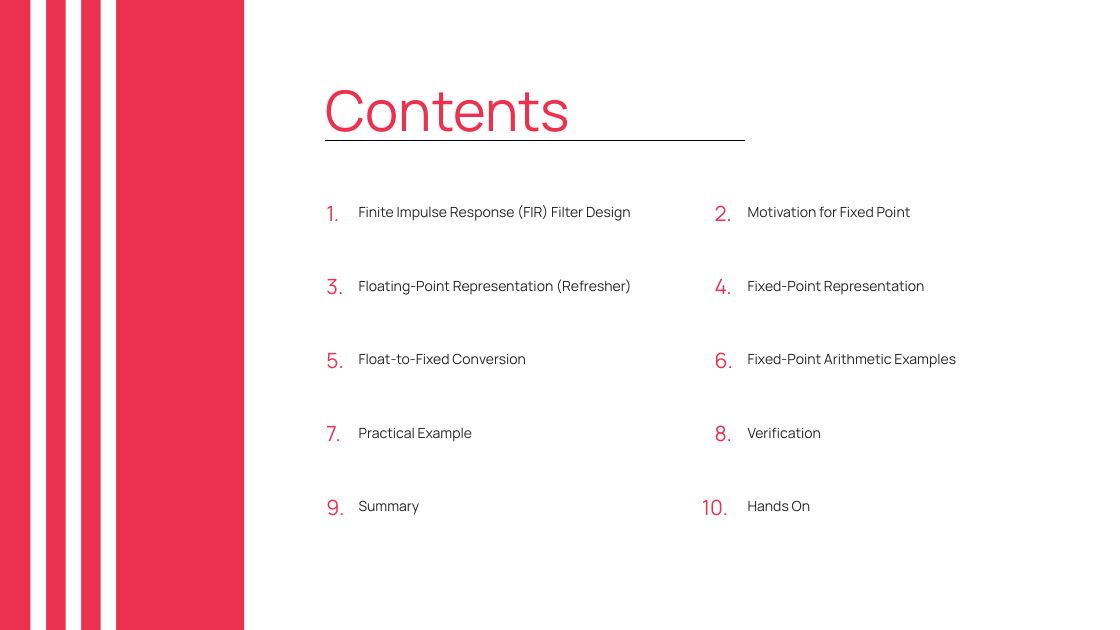
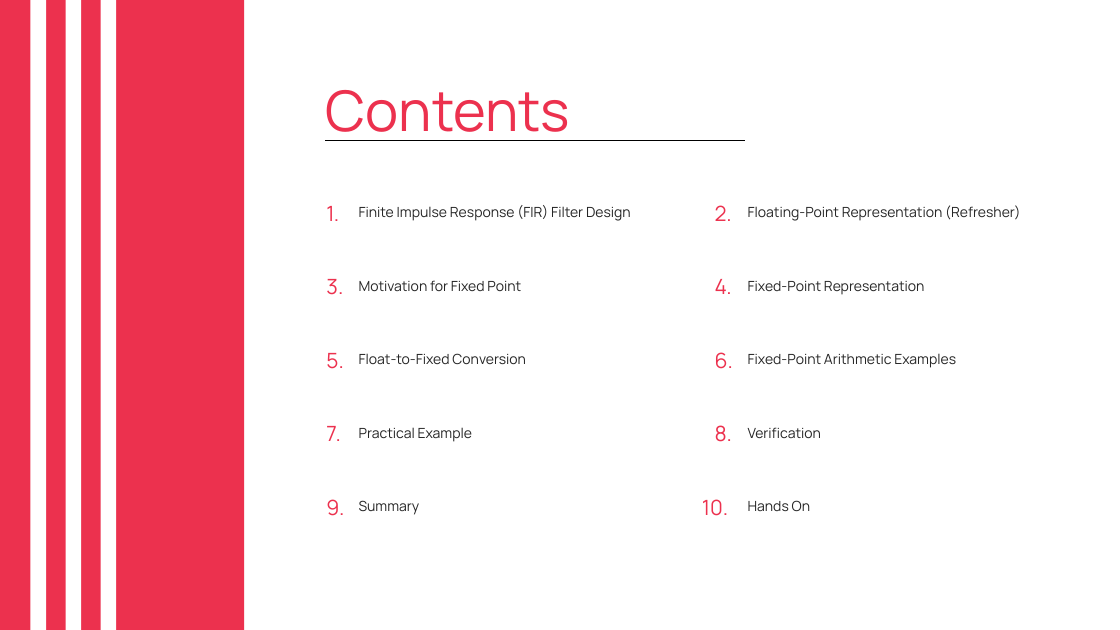
Before and after one commit to chbsaikiran/CBIT-DSP-SEMINAR-RELATED, a slide deck: slide 2 of Slides/From Theory to Code_ Fixed-Point FIR Filter Design and Speech Quality Evaluation.pptx. Drawn at 1120x630 pixels with LibreOffice and Linux fonts; fonts in the diff are those of the drawing. Boxes give left, top, right and bottom in pixels: in the first picture for what was removed or moved away, otherwise in the second. Text is boxed around its words. In the diff, an @@ line names an element or a change of style, - is before the commit and + after.

```diff
--- a/Slides/From Theory to Code_ Fixed-Point FIR Filter Design and Speech Quality Evaluation.pptx
+++ b/Slides/From Theory to Code_ Fixed-Point FIR Filter Design and Speech Quality Evaluation.pptx
@@ text at [748,205,1020,221]: text changed @@
-Motivation for Fixed Point
+Floating-Point Representation (Refresher)
@@ text at [359,280,521,291]: text changed @@
-Floating-Point Representation (Refresher)
+Motivation for Fixed Point
```
Also in this commit, not shown: 3 other slides changed, 3 slides added.
